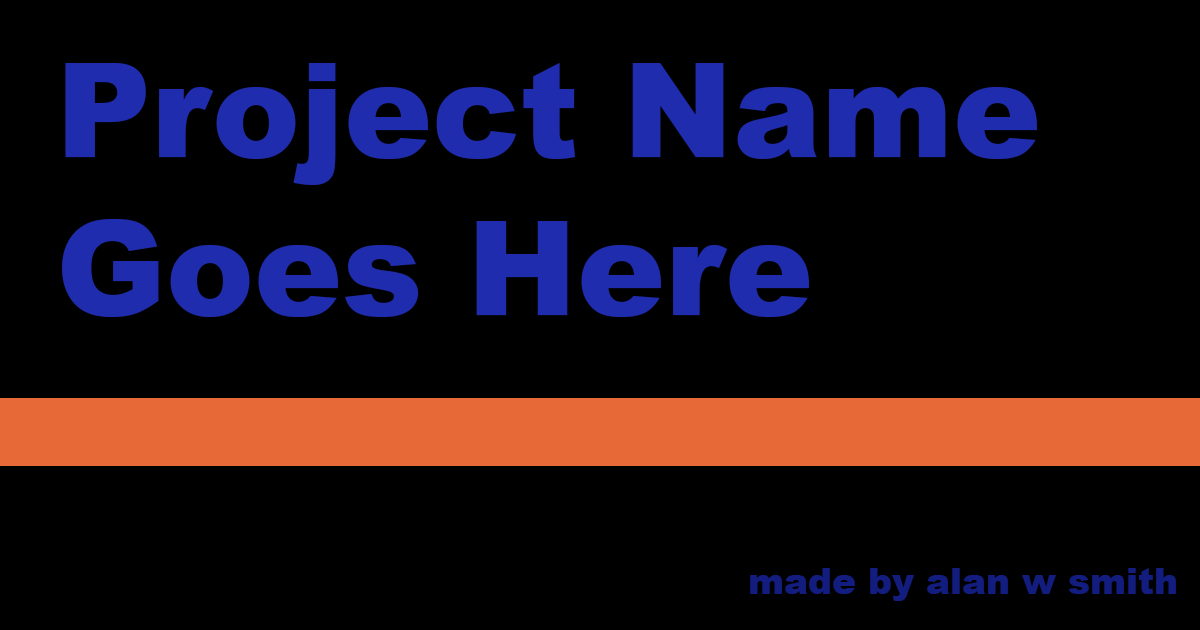
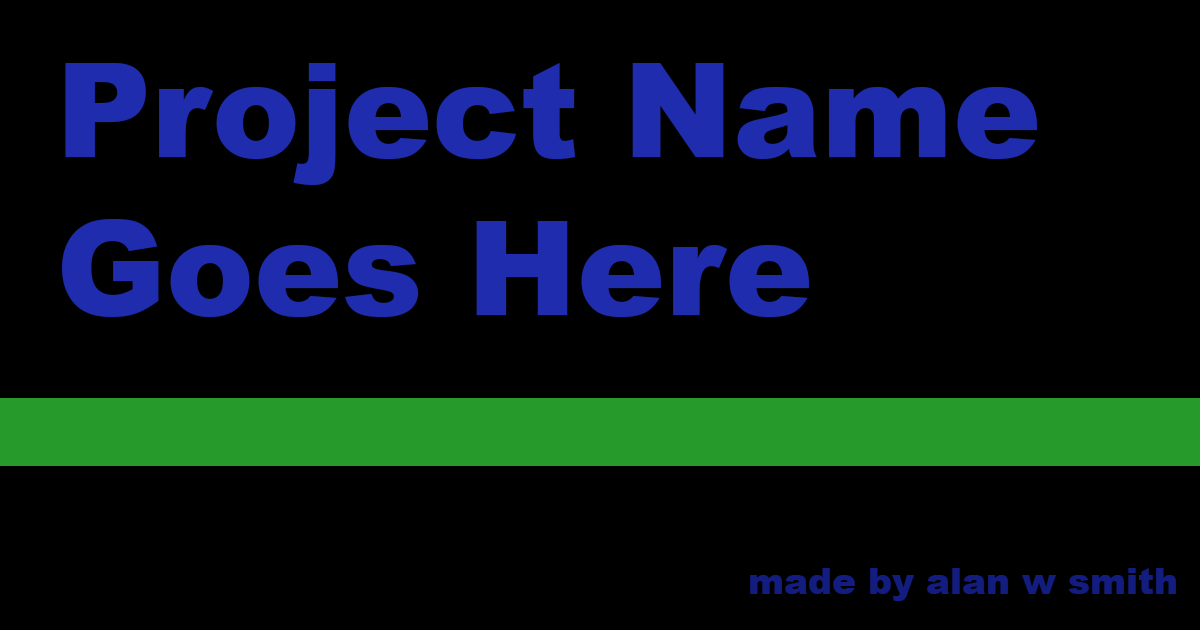
Layers edited between the first and the second (1200, 630) image:
painted on "Layer 2" over [0, 398, 1200, 466]
